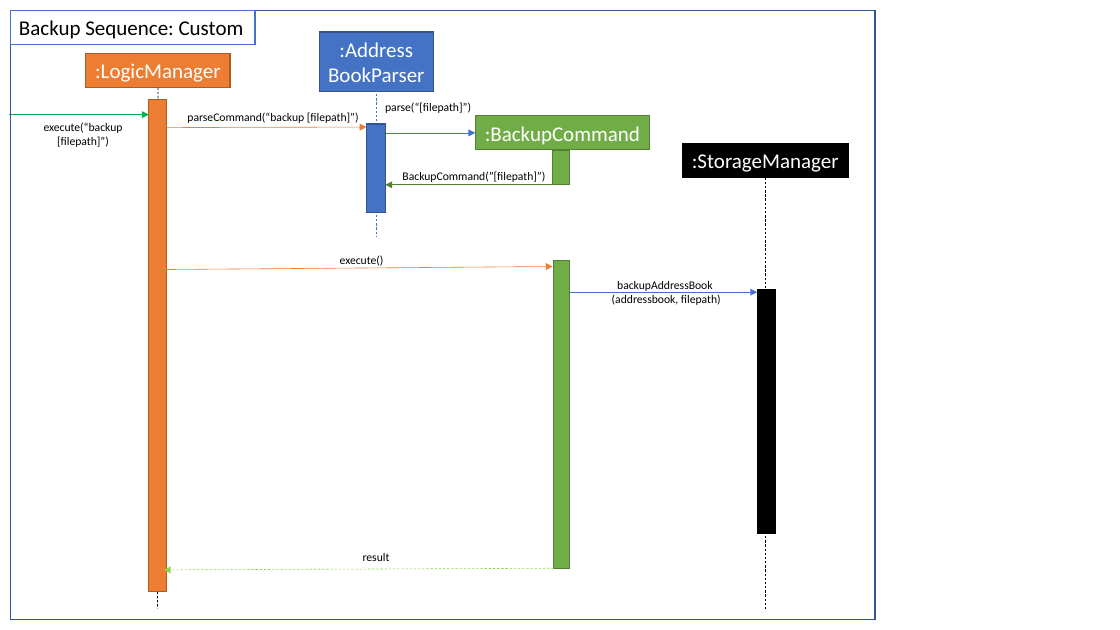
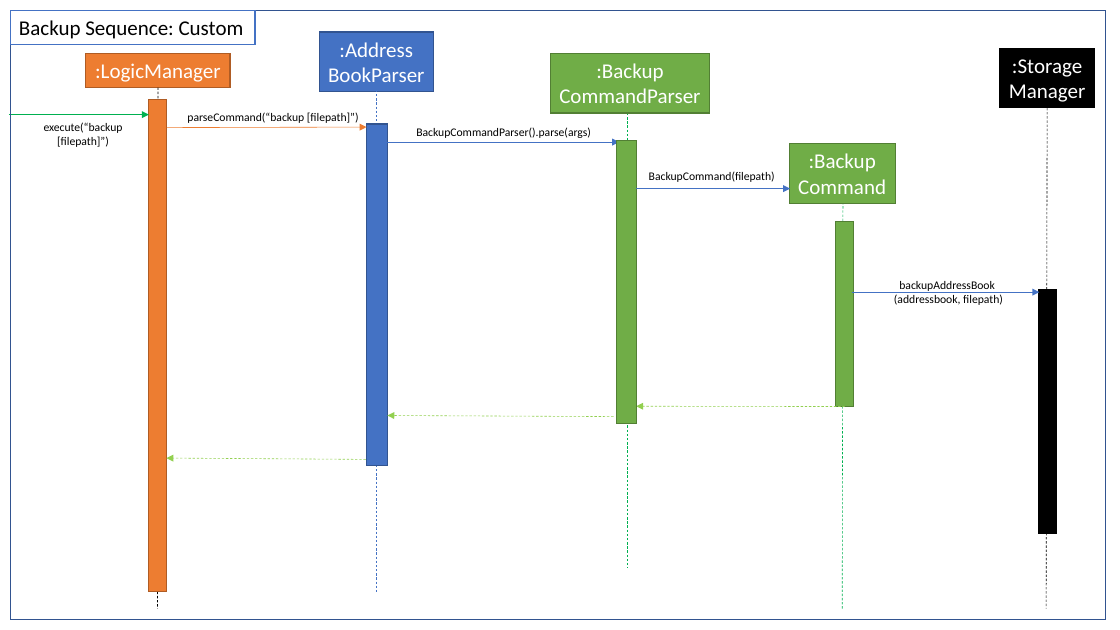
Before and after one commit to wangyiming1019/main, a slide deck: slide 1 of docs/diagrams/BackupCommandDiagrams.pptx. Drawn at 1120x630 pixels with LibreOffice and Linux fonts; fonts in the diff are those of the drawing. Boxes give left, top, right and bottom in pixels: in the first picture for what was removed or moved away, otherwise in the second. Text is boxed around its words. In the diff, an @@ line names an element or a change of style, - is before the commit and + after.

Commit message:
[SORT][BACKUP][DEVDOCS] Updated sequence diagrams for sort and backup commands

```diff
--- a/docs/diagrams/BackupCommandDiagrams.pptx
+++ b/docs/diagrams/BackupCommandDiagrams.pptx
@@ rectangle: place and size @@
-rectangle at [10,11,875,620]
+rectangle at [10,11,1106,620]
@@ rectangle added at [550,54,710,113], fill #70AD47, outline #538035 1 pt, 18 pt, text #FFFFFF @@
+:Backup
+CommandParser
@@ rectangle added at [1000,49,1094,108], fill #000000, outline #000000 1 pt, 18 pt, text #FFFFFF @@
+:Storage
+Manager
@@ line moved from (376, 86) - (376, 237) to (376, 86) - (376, 592) @@
@@ rectangle removed at [476,116,649,150] @@
-:BackupCommand
@@ line moved from (561, 155) - (561, 609) to (628, 113) - (628, 569) @@
@@ line (628, 113) - (628, 569): stroke #FFFFFF 1.5 pt to #00B050 0.5 pt dashed @@
@@ line moved from (765, 178) - (765, 609) to (1048, 108) - (1046, 609) @@
@@ rectangle: place and size @@
-rectangle at [366,124,386,213]
+rectangle at [366,124,387,466]
@@ arrow moved from (386, 133) - (476, 133) to (386, 142) - (619, 142) @@
@@ text at [416,127,591,138]: text changed @@
-parse(“[filepath]”)
+BackupCommandParser().parse(args)
@@ rectangle added at [617,141,636,423], fill #70AD47, outline #538035 1 pt @@
@@ rectangle removed at [683,144,849,177] @@
-:StorageManager
@@ rectangle added at [790,144,896,203], fill #70AD47, outline #538035 1 pt, 18 pt, text #FFFFFF @@
+:Backup
+Command
@@ rectangle removed at [553,150,570,185] @@
@@ text at [649,171,775,182]: text changed @@
-BackupCommand(”[filepath]”)
+BackupCommand(filepath)
@@ line added from (844, 165) to (843, 609), #00B050 0.5 pt dashed @@
@@ arrow removed from (561, 185) to (386, 185) @@
@@ arrow added from (636, 189) to (791, 189), #4472C4 0.5 pt @@
@@ rectangle: place and size @@
-rectangle at [554,261,570,569]
+rectangle at [836,222,854,407]
@@ arrow removed from (166, 270) to (553, 266) @@
@@ text removed at [340,255,384,266] @@
-execute()
@@ arrow moved from (570, 292) - (758, 292) to (852, 292) - (1039, 292) @@
@@ text "backupAddressBook": place and size @@
-text "backupAddressBook" at [612,281,721,305]
+text "backupAddressBook" at [894,281,1003,305]
@@ rectangle: place and size @@
-rectangle at [758,290,776,534]
+rectangle at [1038,290,1057,534]
@@ arrow added from (613, 417) to (387, 416), #92D050 0.5 pt dashed @@
@@ arrow moved from (554, 569) - (164, 570) to (845, 407) - (636, 407) @@
@@ arrow added from (366, 460) to (166, 458), #92D050 0.5 pt dashed @@
@@ text removed at [363,553,390,561] @@
-result
```
Also in this commit, not shown: 1 other slide changed, 4 other files.
